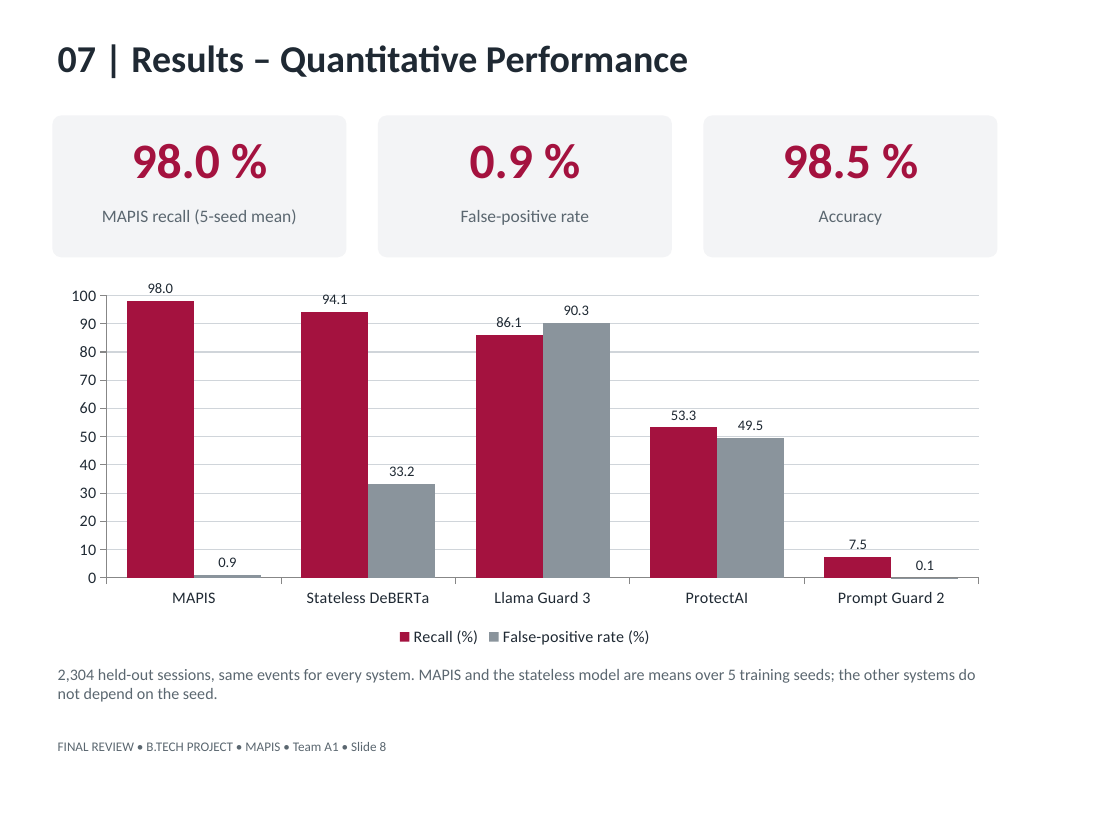
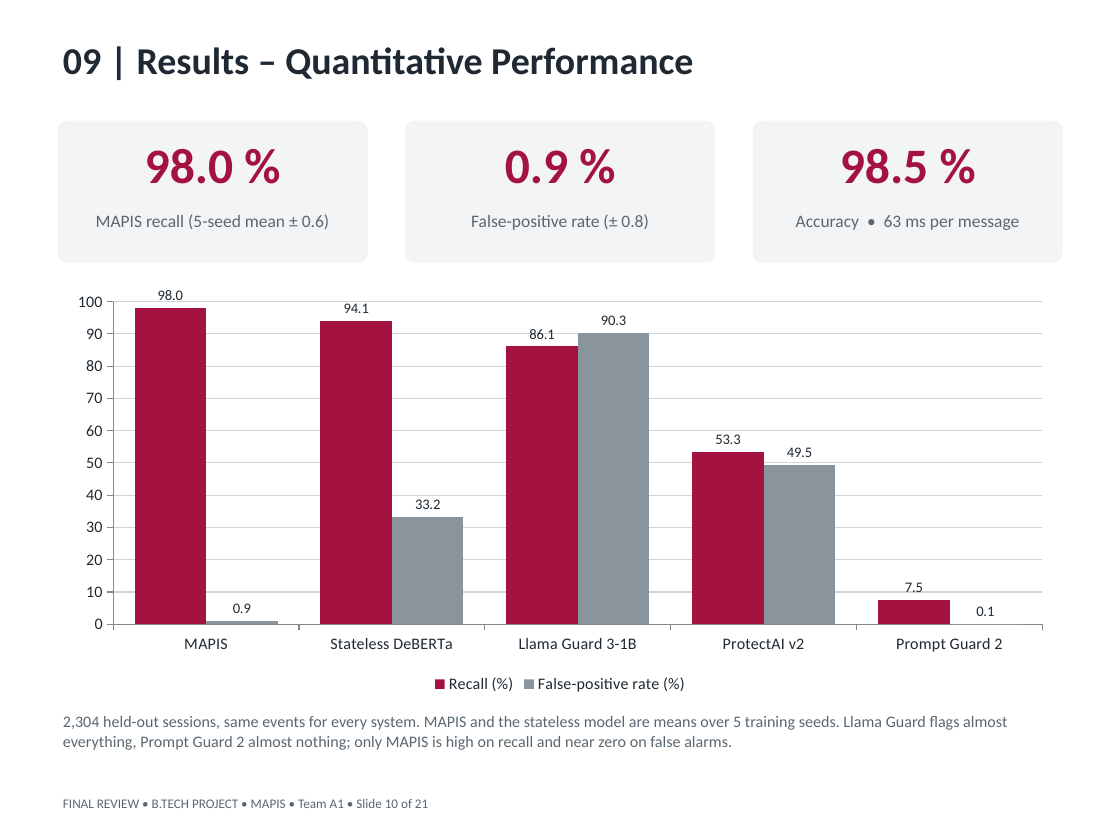
Before and after one commit to Vishnu868/Mapis, a slide deck: slide 10 of docs/presentation/MAPIS_Final_Review.pptx (slide 8 before the commit). Drawn at 1120x840 pixels with LibreOffice and Linux fonts; fonts in the diff are those of the drawing. Boxes give left, top, right and bottom in pixels: in the first picture for what was removed or moved away, otherwise in the second. Text is boxed around its words. In the diff, an @@ line names an element or a change of style, - is before the commit and + after.

Commit message:
Final review deck: 21 slides on the First Review template with the latest 5-seed and tampering-check results; replaces the Beamer deck in docs/final

```diff
--- a/docs/presentation/MAPIS_Final_Review.pptx
+++ b/docs/presentation/MAPIS_Final_Review.pptx
@@ text at (63, 47, 693, 79): text changed @@
-07 | Results – Quantitative Performance
+09 | Results – Quantitative Performance
@@ text "98.0 %": place and size @@
-text "98.0 %" at (132, 143, 220, 179)
+text "98.0 %" at (145, 148, 233, 184)
@@ rounded rectangle: place and size @@
-rounded rectangle at (52, 115, 346, 257)
+rounded rectangle at (58, 121, 367, 262)
@@ text "0.9 %": place and size @@
-text "0.9 %" at (470, 145, 533, 179)
+text "0.9 %" at (505, 150, 568, 184)
@@ rounded rectangle: place and size @@
-rounded rectangle at (378, 115, 672, 257)
+rounded rectangle at (405, 121, 715, 262)
@@ text "98.5 %": place and size @@
-text "98.5 %" at (783, 143, 871, 179)
+text "98.5 %" at (840, 148, 928, 184)
@@ rounded rectangle: place and size @@
-rounded rectangle at (703, 115, 997, 257)
+rounded rectangle at (753, 121, 1062, 262)
@@ text at (96, 214, 329, 229): text changed @@
-MAPIS recall (5-seed mean)
+MAPIS recall (5-seed mean ± 0.6)
@@ text at (471, 214, 648, 230): text changed @@
-False-positive rate
+False-positive rate (± 0.8)
@@ text at (796, 215, 1019, 230): text changed @@
-Accuracy
+Accuracy • 63 ms per message
@@ column chart at (58, 283, 1062, 698) @@
-categories: MAPIS, Stateless DeBERTa, Llama Guard 3, ProtectAI, Prompt Guard 2
+categories: MAPIS, Stateless DeBERTa, Llama Guard 3-1B, ProtectAI v2, Prompt Guard 2
@@ column chart: place and size @@
-column chart at (52, 278, 997, 651)
+column chart at (58, 283, 1062, 698)
@@ text at (63, 716, 1007, 750): text changed @@
-2,304 held-out sessions, same events for every system. MAPIS and the stateless model are means over 5 training seeds; the other systems do not depend on the seed.
+2,304 held-out sessions, same events for every system. MAPIS and the stateless model are means over 5 training seeds. Llama Guard flags almost everything, Prompt Guard 2 almost nothing; only MAPIS is high on recall and near zero on false alarms.
@@ text at (63, 799, 428, 808): text changed @@
-FINAL REVIEW • B.TECH PROJECT • MAPIS • Team A1 • Slide 8
+FINAL REVIEW • B.TECH PROJECT • MAPIS • Team A1 • Slide 10 of 21
```
Also in this commit, not shown: 13 other slides changed, 7 slides added, 3 slides removed, 6 other files.
